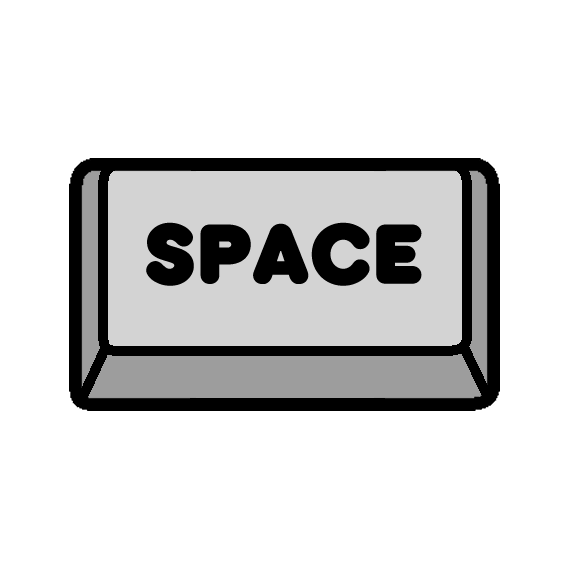
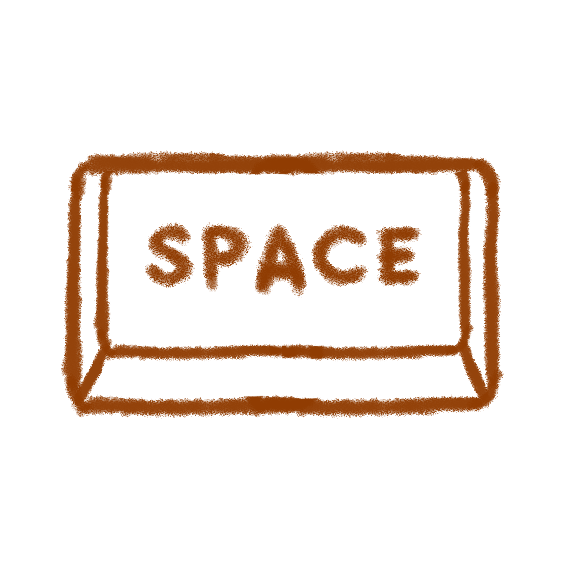
The second 568 × 568 image is a revision of the first. Changes to its layers:
added layer "Layer 1" above "Layer 4 Copy" over [145, 222, 422, 298]
added layer "Layer 4 Copy" above "SPACE" over [61, 150, 504, 419]
hid "SPACE" over [146, 222, 422, 286]
hid "Layer 1 Copy 3" over [69, 158, 500, 411]
hid "Layer 3 Copy" over [73, 163, 496, 405]
